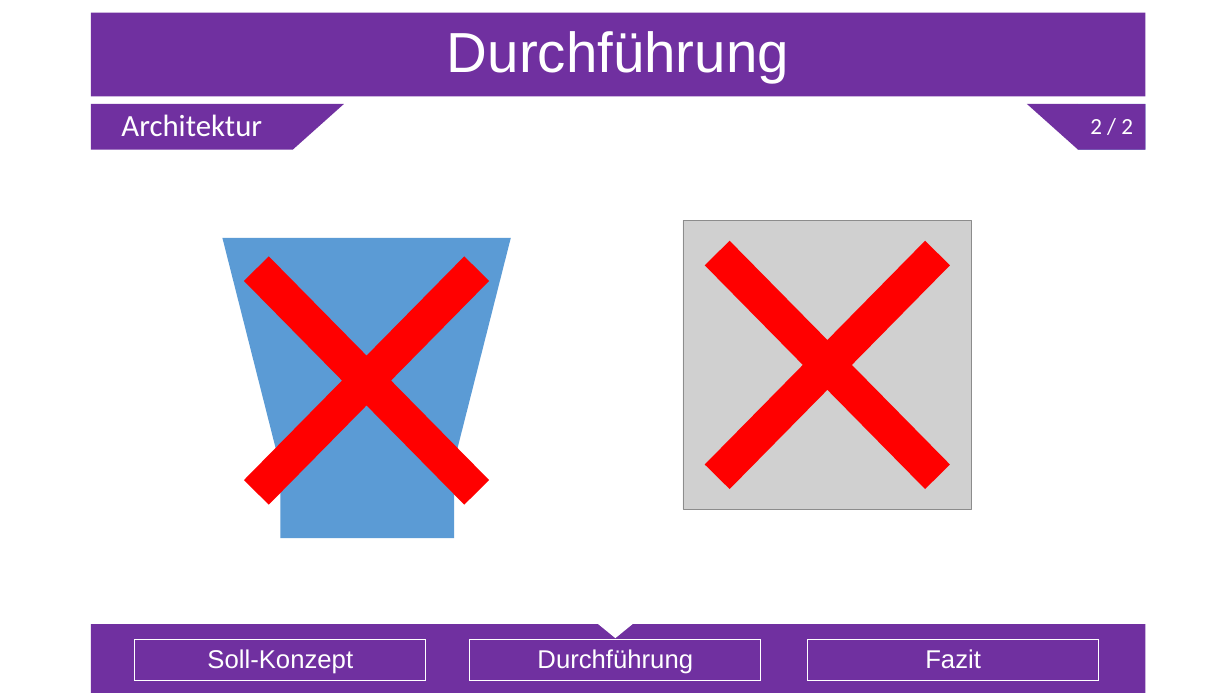
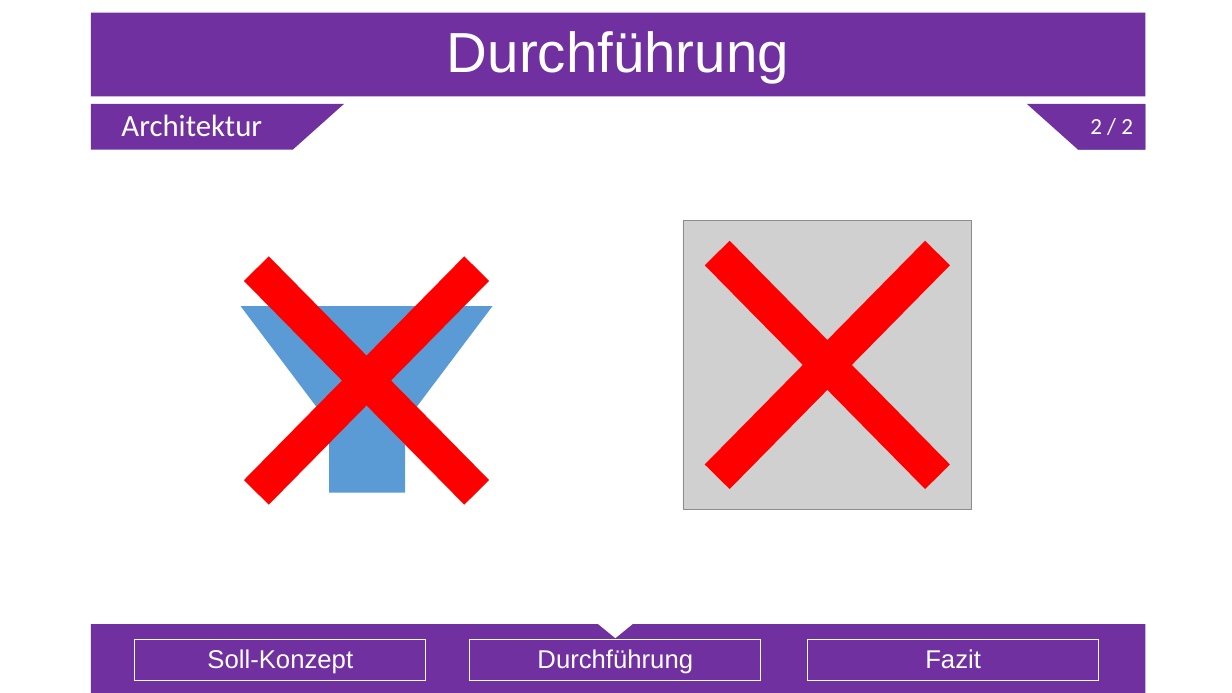
Before and after one commit to Sl0thking/mp_anwen_scrumiverse, a slide deck: slide 16 of Projektpräsentation/Projektpräsentation.pptx (slide 17 before the commit). Drawn at 1232x693 pixels with LibreOffice and Linux fonts; fonts in the diff are those of the drawing; grey boxes stand for pictures. Boxes give left, top, right and bottom in pixels: in the first picture for what was removed or moved away, otherwise in the second. Text is boxed around its words. In the diff, an @@ line names an element or a change of style, - is before the commit and + after.

```diff
--- a/Projektpräsentation/Projektpräsentation.pptx
+++ b/Projektpräsentation/Projektpräsentation.pptx
@@ flow chart manual operation removed at <box>223,238,511,466</box> @@
@@ trapezoid added at <box>240,306,493,423</box>, fill #5B9BD5 @@
@@ rectangle: place and size @@
-rectangle at <box>280,460,454,538</box>
+rectangle at <box>329,415,405,493</box>
```
Also in this commit, not shown: 4 other slides changed, 1 slide removed.
